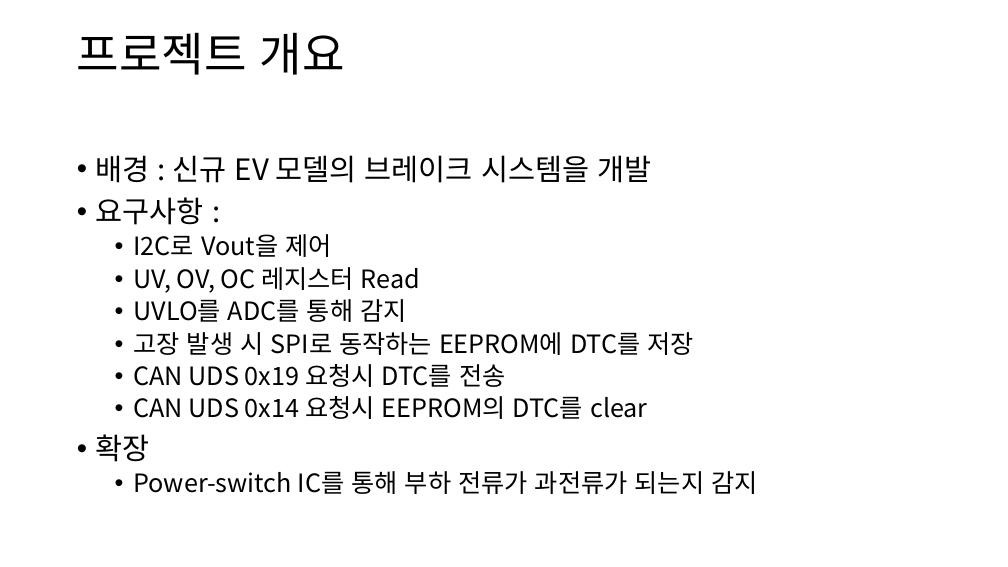
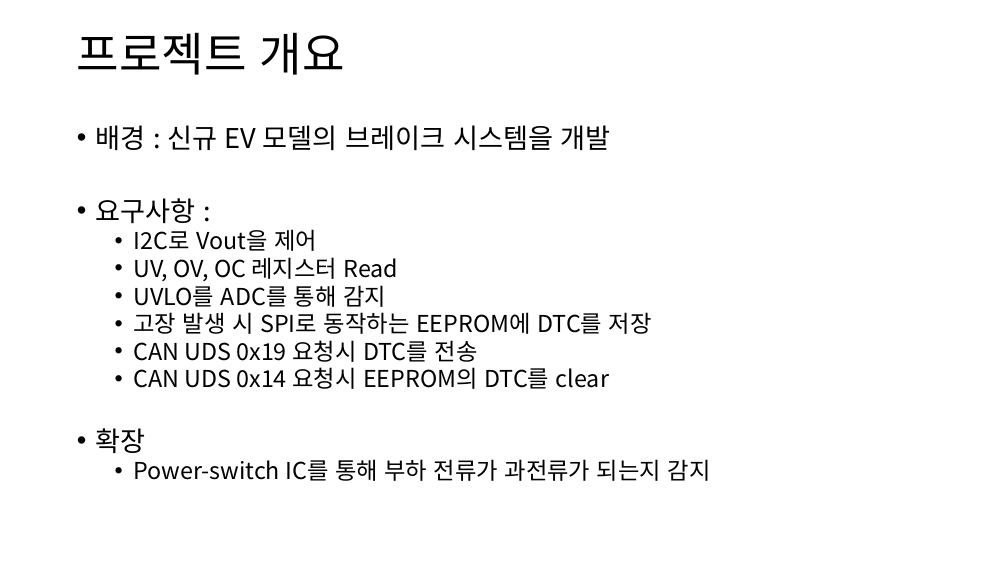
Before and after one commit to qwerasdfuiop/comento, a slide deck: slide 2 of ECU 고장 진단 시스템.pptx. Drawn at 1008x567 pixels with LibreOffice and Linux fonts; fonts in the diff are those of the drawing. Boxes give left, top, right and bottom in pixels: in the first picture for what was removed or moved away, otherwise in the second. Text is boxed around its words. In the diff, an @@ line names an element or a change of style, - is before the commit and + after.

Commit message:
presentation1

```diff
--- a/ECU 고장 진단 시스템.pptx
+++ b/ECU 고장 진단 시스템.pptx
@@ text "배경 : 신규 EV 모델의 ...": place and size @@
-text "배경 : 신규 EV 모델의 ..." at [96,155,757,494]
+text "배경 : 신규 EV 모델의 ..." at [96,125,711,481]
@@ text "배경 : 신규 EV 모델의 ..." at [96,125,711,481]: size 28 to 25.9 pt in "배경 : 신규 EV 모델의 브레이크 시스템을 ...", "요구사항 :", "확장"; size 24 to 22.2 pt in "I2C로 Vout을 제어", "UV, OV, OC 레지스터 Read", "UVLO를 ADC를 통해 감지", "고장 발생 시 SPI로 동작하는 EEPROM에 DTC를 ..." and 3 more places; line spacing 0.9 to 0.8 @@
```
Also in this commit, not shown: 2 slides added, 1 other file.
